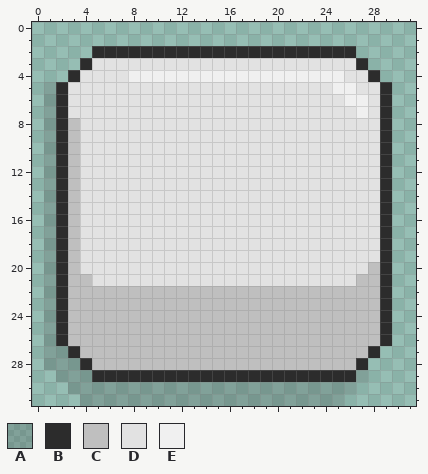
Pixel-art sprite: Assets/Sprites/Menu/boton/boton.png. Above: the version before the commit.
The file is 32x32 pixels.
Palette (. is transparent): A #2c2c2c33  B #2c2c2c  C #bfbfbf  D #e2e2e2  E #f0f0f0
The result:
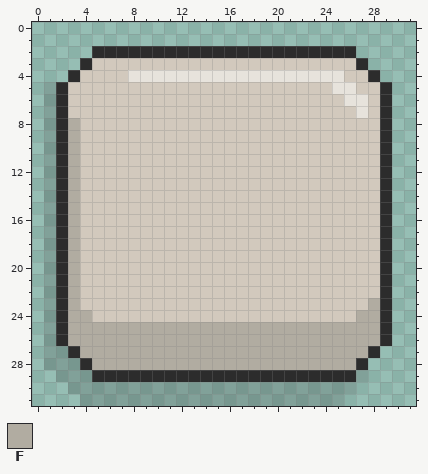
Colours new in this view: F #b1aca1
Difference:
Colour D changes from #e2e2e2 to #d2c9bd.
Colour E changes from #f0f0f0 to #e7e3dc.
Colour D replaces colour C in row 20 at x 28; in row 21 at x 4 and 27 to 28; in row 22 at x 4 to 28; in row 23 at x 4 to 27; in row 24 at x 5 to 26.
Colour F replaces colour C in rows 8 to 22 at x 3; in row 23 at x 3 and 28; in row 24 at x 3 to 4 and 27 to 28; in rows 25 to 26 at x 3 to 28; in row 27 at x 4 to 27; in row 28 at x 5 to 26.
Pixel boxes of the changes (left, top, right, bottom) in both pictures:
changed: (68, 58, 380, 370)
